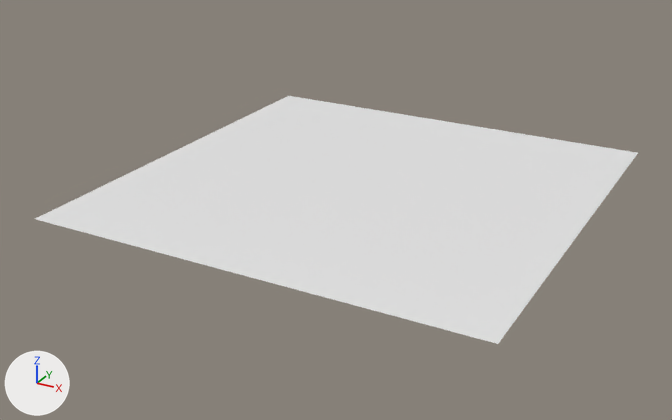
What one commit did to the Blender file Assets/SplineMesh/Samples/Roads/Mesh/Blend/Road.blend.
Rendered twice from a 50 mm camera at (0.886, -1.233, 0.786) aimed at (-0.035, 0.441, -0.051). Arrows for +X, +Y and +Z are at lower left; the lights stay in place. Materials are left out; every surface is plain grey.

Objects in the first picture: 'Road'.
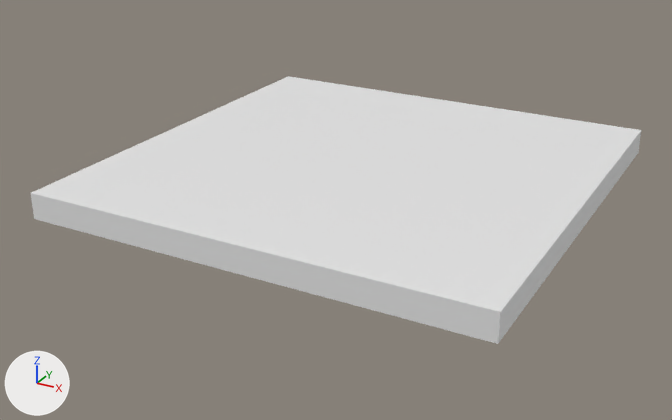
The newer file is also turned or shifted as a whole; pictures and numbers use the older file's frame.

The change in detail:
me_plane is used by ob_road; location (0.0, 0.0, 0.0).
me_plane had 28 vertices, 13 faces and spanned x -0.5..0.5, y 0.0..1.0, z 0.0.
me_plane now has 56 vertices, 41 faces and spans x -0.5..0.5, y 0.0..1.0, z 0.0..0.058.
Part 1, on me_plane:
13 faces are deleted.
28 new vertices lie (0.0, 0.0, 0.058) away from vertices in x -0.5..0.5, y 0.0..1.0, z 0.0.
41 new faces join them.

What differs and where, as boxes [x1, y1, x2, y2] in the pictures (672 x 420 px):
'Road', reshaped (8% taller): before [35, 96, 638, 344]; after [31, 76, 641, 344]
